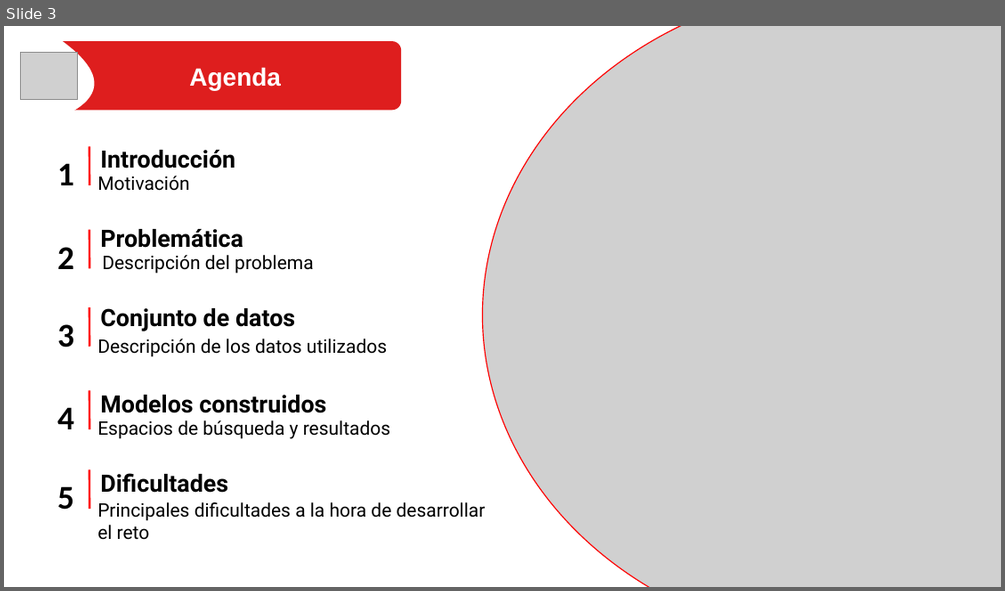
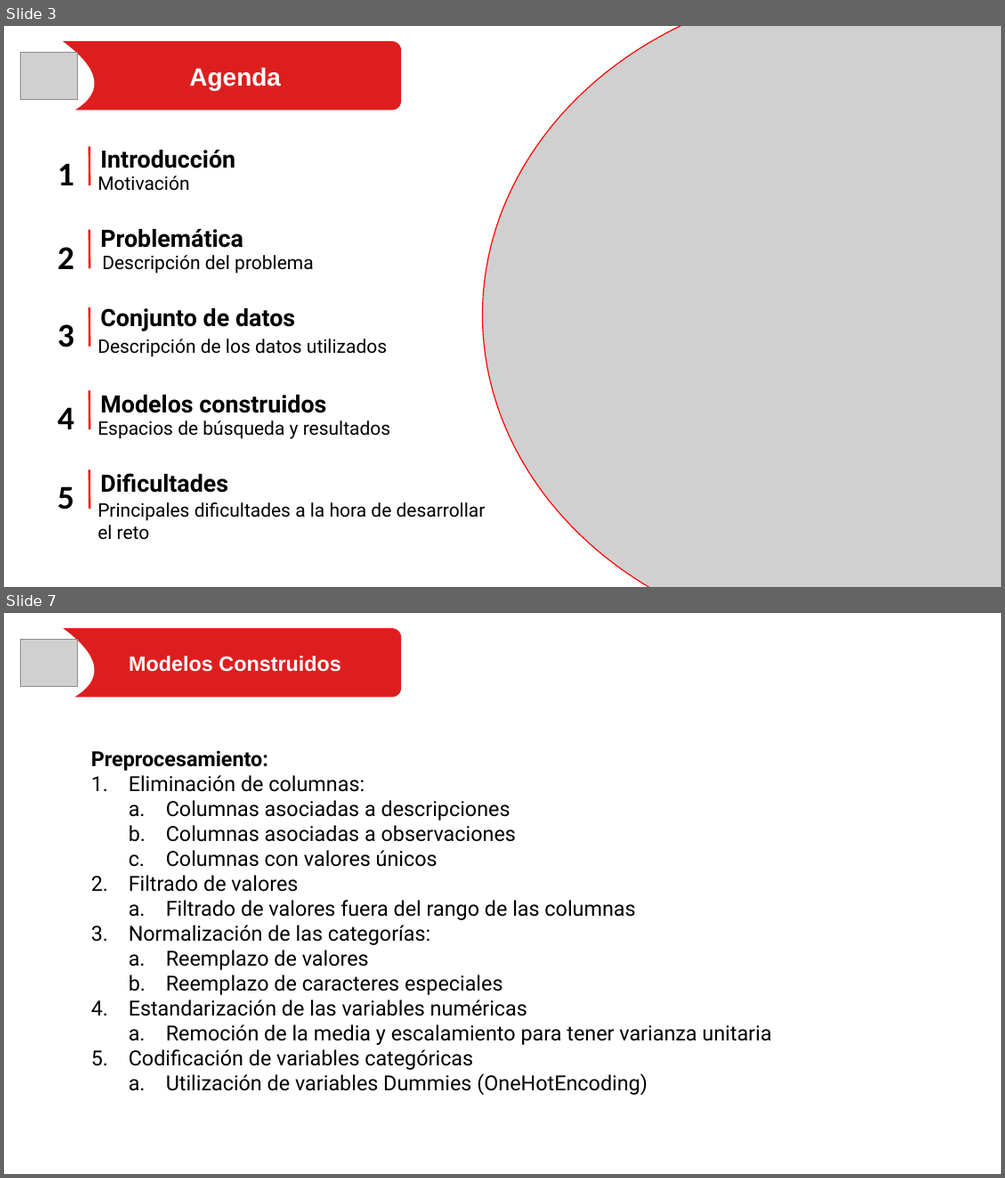
Before and after one commit to dfbaron/PruebaTecnicaDavivienda-DanielBaron, a slide deck: Prueba Científico de Datos.pptx. Shown one above the other, each under a label of ours: slide 3 before the commit, slides 3 and 7 after it; the slides between them are not shown. The pictures are 1005x591 and 1005x1178 pixels, drawn with LibreOffice and Linux fonts; fonts in the diff are those of the drawing; grey boxes stand for pictures. Boxes give left, top, right and bottom in pixels: in the first picture for what was removed or moved away, otherwise in the second. Text is boxed around its words. In the diff, an @@ line names an element or a change of style, - is before the commit and + after.

```diff
--- a/Prueba Científico de Datos.pptx
+++ b/Prueba Científico de Datos.pptx
@@ slide 7 added at (4,613,1001,1174), background #FFFFFF @@
@@ freeform shape added at (4,613,105,717), fill #FFFFFF @@
@@ picture added at (20,639,77,687) @@
@@ rounded rectangle added at (27,628,401,697), fill #DE1E1E @@
@@ text added at (129,656,340,672), 20 pt, text #FFFFFF, bold @@
+Modelos Construidos
@@ text added at (91,750,771,1094), 20 pt, text #000000 @@
+Preprocesamiento:
+1. Eliminación de columnas:
+  a. Columnas asociadas a descripciones
+  b. Columnas asociadas a observaciones
+  c. Columnas con valores únicos
+2. Filtrado de valores
+  a. Filtrado de valores fuera del rango de las columnas
+3. Normalización de las categorías:
+  a. Reemplazo de valores
+  b. Reemplazo de caracteres especiales
+4. Estandarización de las variables numéricas
+  a. Remoción de la media y escalamiento para tener varianza unitaria
+5. Codificación de variables categóricas
+  a. Utilización de variables Dummies (OneHotEncoding)
```
Also in this commit, not shown: 11 slides changed, 18 other slides added, 7 other files.
